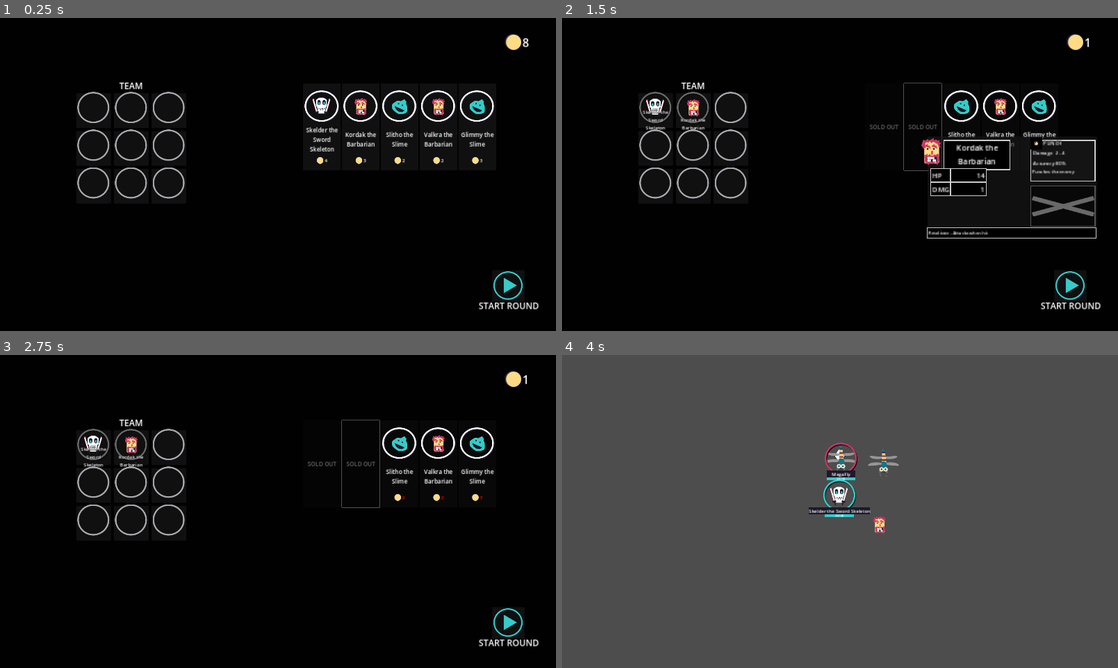
Above: before the commit, frames 1-4 (two rows, left to right).
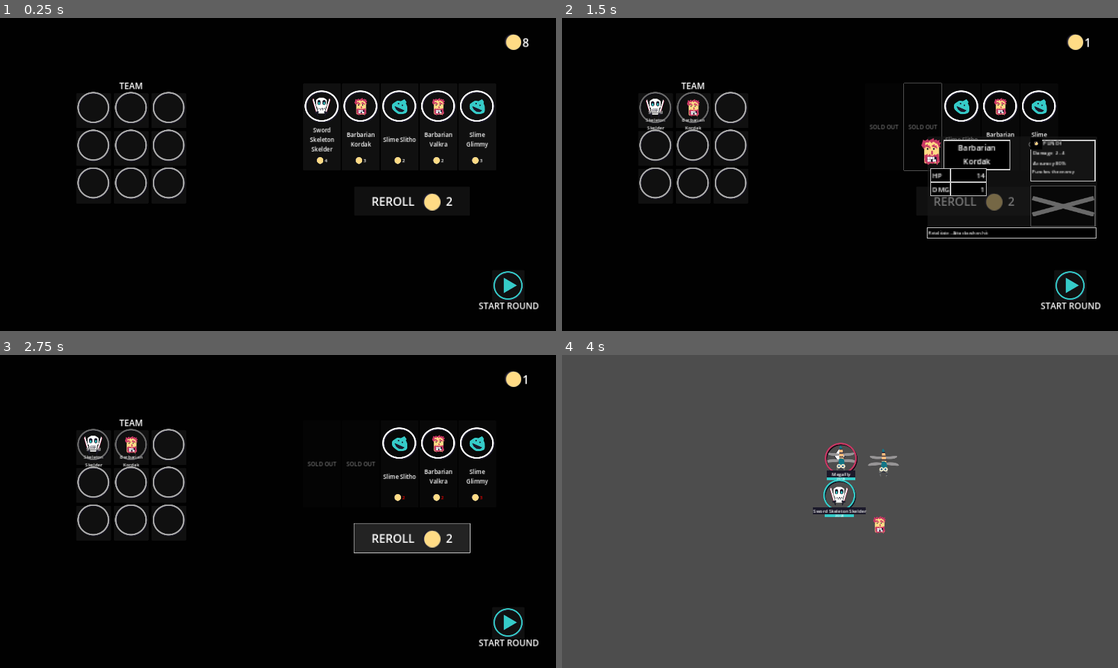
Above: after the commit, the same moments.

Repository: mathew-tran/mercmanager
Game: Godot game, scene res://Scenes/Main.tscn
Same seed, same stepped clock (60 frames per second), same inputs: the game is played once before the commit and once after it.
Inputs (mouse positions are in pixels of both pictures, inside the frame that each line leads up to):
- Up to frame 1 (0.25 s): no input
- Up to frame 2 (1.5 s): click (884, 127) at 0.52 s; click (923, 127) at 1.27 s
- Up to frame 3 (2.75 s): click (411, 539) at 2.02 s
- Up to frame 4 (4 s): click "START ROUND" at 2.75 s; move the mouse to (962, 495) at 3.52 s; hold Right mouse button (right_click) from 3.53 s (still down)

The runs differ from the first frame. In frame 1, 1.0% of the frame differs, in the area x 55-89%, y 34-62%; in frame 2, 0.8%; in frame 3, 2.6%, in the area x 14-89%, y 20-64%; in frame 4, less than 0.1%.

Commit message:
be able to reroll in shop and gain money

Diff:
--- a/Prefabs/UI/GameUI.tscn
+++ b/Prefabs/UI/GameUI.tscn
@@ -7,6 +7,7 @@
 [ext_resource type="PackedScene" uid="uid://qu1ysjysh7mu" path="res://Prefabs/UI/PurchasePogButton.tscn" id="4_t5kl4"]
 [ext_resource type="Texture2D" uid="uid://e2c4066hnaa5" path="res://Art/Coin.png" id="5_k530y"]
 [ext_resource type="Script" path="res://Scripts/Game/UI/PlayerCoinText.gd" id="5_qh772"]
+[ext_resource type="PackedScene" uid="uid://dpta4ynfbanrn" path="res://Prefabs/UI/RerollButton.tscn" id="7_k3lwn"]
 [ext_resource type="PackedScene" uid="uid://jyov1mr68amj" path="res://Prefabs/UI/CharacterInfoUI.tscn" id="8_kih8a"]
 
 [sub_resource type="StyleBoxFlat" id="StyleBoxFlat_cnei0"]
@@ -73,6 +74,13 @@
 theme_override_font_sizes/font_size = 40
 text = "6"
 
+[node name="RerollButton" parent="Shop" instance=ExtResource("7_k3lwn")]
+layout_mode = 0
+offset_left = 1223.0
+offset_top = 582.0
+offset_right = 1423.0
+offset_bottom = 632.0
+
 [node name="Button" type="Button" parent="."]
 offset_left = 1700.0
 offset_top = 870.0
@@ -105,5 +113,6 @@
 layer = 2
 
 [node name="CharacterStat" parent="CanvasLayer" instance=ExtResource("8_kih8a")]
+visible = false
 
 [connection signal="button_up" from="Button" to="." method="_on_button_button_up"]
--- /dev/null
+++ b/Prefabs/UI/RerollButton.tscn
@@ -0,0 +1,46 @@
+[gd_scene load_steps=3 format=3 uid="uid://dpta4ynfbanrn"]
+
+[ext_resource type="Script" path="res://Scripts/Game/UI/RerollButton.gd" id="1_cacov"]
+[ext_resource type="Texture2D" uid="uid://e2c4066hnaa5" path="res://Art/Coin.png" id="2_phk12"]
+
+[node name="RerollButton" type="Button"]
+custom_minimum_size = Vector2(400, 100)
+offset_right = 8.0
+offset_bottom = 8.0
+script = ExtResource("1_cacov")
+
+[node name="HBoxContainer" type="HBoxContainer" parent="."]
+layout_mode = 0
+offset_right = 400.0
+offset_bottom = 100.0
+mouse_filter = 2
+alignment = 1
+
+[node name="Label" type="Label" parent="HBoxContainer"]
+layout_mode = 2
+theme_override_font_sizes/font_size = 40
+text = "REROLL"
+
+[node name="Control" type="Control" parent="HBoxContainer"]
+custom_minimum_size = Vector2(100, 60)
+layout_mode = 2
+mouse_filter = 2
+
+[node name="TextureRect" type="TextureRect" parent="HBoxContainer/Control"]
+custom_minimum_size = Vector2(60, 60)
+layout_mode = 2
+offset_left = 4.0
+offset_top = 22.0
+offset_right = 104.0
+offset_bottom = 82.0
+mouse_filter = 2
+texture = ExtResource("2_phk12")
+expand_mode = 2
+stretch_mode = 5
+
+[node name="Amount" type="Label" parent="HBoxContainer"]
+layout_mode = 2
+theme_override_font_sizes/font_size = 40
+text = "6"
+
+[connection signal="button_up" from="." to="." method="_on_button_up"]
--- a/Scripts/Data/DataType/AttackMove.gd
+++ b/Scripts/Data/DataType/AttackMove.gd
@@ -10,6 +10,9 @@
 	if HasMoveSucceeded():
 		for x in range(0, HitAmount):
 			for target in targets:
+				if owner.GetHealthComponent().IsAlive() == false: # This is to cover incase target retaliates or move hurts user
+					return
+
 				if HasMoveSucceeded() or x == 0:
 					Helper.GetFocusPoint().global_position = lerp(owner.global_position, target.global_position, .5)
 					await Helper.GetFollowCamera().FocusObject(Helper.GetFocusPoint())
--- a/Scripts/Data/DataType/CharacterInfo.gd
+++ b/Scripts/Data/DataType/CharacterInfo.gd
@@ -45,4 +45,4 @@
 func GetFullName():
 	if GivenName == "":
 		return Name
-	return 	GivenName + " the "  + Name
+	return 	Name +  " " + GivenName
--- a/Scripts/Data/Trait/Trait_Regenerate.tres
+++ b/Scripts/Data/Trait/Trait_Regenerate.tres
@@ -5,4 +5,4 @@
 [resource]
 script = ExtResource("1_8440h")
 Name = "Regen"
-Description = "Heal a bit after attacking"
+Description = "Heal a bit after turn ends."
--- a/Scripts/Game/BattleSystem.gd
+++ b/Scripts/Game/BattleSystem.gd
@@ -65,6 +65,7 @@
 
 		if IsEnemyDead():
 			CurrentState = GAME_STATE.PLAYER_WIN
+			Helper.GetShop().AddMoney(3)
 			break
 
 		index += 1
--- a/Scripts/Game/UI/CharacterUI.gd
+++ b/Scripts/Game/UI/CharacterUI.gd
@@ -24,7 +24,8 @@
 	$ActiveUI/HP.value = CharacterRef.GetHealthComponent().GetHealthPercent() * 100
 
 func OnDeath():
-	$Face.rotation_degrees = 90
+	$Face.rotation_degrees = randf_range(0, 360)
+	$Face.flip_h = randi() % 1
 	modulate = "737373"
 	CharacterRef.z_as_relative = false
 	CharacterRef.z_index = -100
--- /dev/null
+++ b/Scripts/Game/UI/RerollButton.gd
@@ -0,0 +1,35 @@
+extends Button
+
+var DefaultCost = 2
+
+var CurrentCost = 2
+var GrowthRate = 2
+
+
+func _ready():
+	Helper.GetBattleSystem().TellGameState.connect(OnTellGameState)
+	Reset()
+
+func _on_button_up():
+	if Helper.GetShop().CanAfford(CurrentCost):
+		Helper.GetShop().ReduceMoney(CurrentCost)
+		Helper.GetShop().PopulateStock()
+		CurrentCost += GrowthRate
+		UpdateUI()
+
+func OnTellGameState(newState : BattleSystem.GAME_STATE):
+	if newState == BattleSystem.GAME_STATE.PLAYER_WIN:
+		Reset()
+
+func UpdateUI():
+	$HBoxContainer/Amount.text = str(CurrentCost)
+	if Helper.GetShop().CanAfford(CurrentCost):
+		$HBoxContainer/Label.modulate = Color.WHITE
+		$HBoxContainer/Amount.modulate = Color.WHITE
+	else:
+		$HBoxContainer/Label.modulate = Color.RED
+		$HBoxContainer/Amount.modulate = Color.RED
+
+func Reset():
+	CurrentCost = DefaultCost
+	UpdateUI()
Not shown: 1 places in Prefabs/UI/GameUI.tscn that only renumber resources
